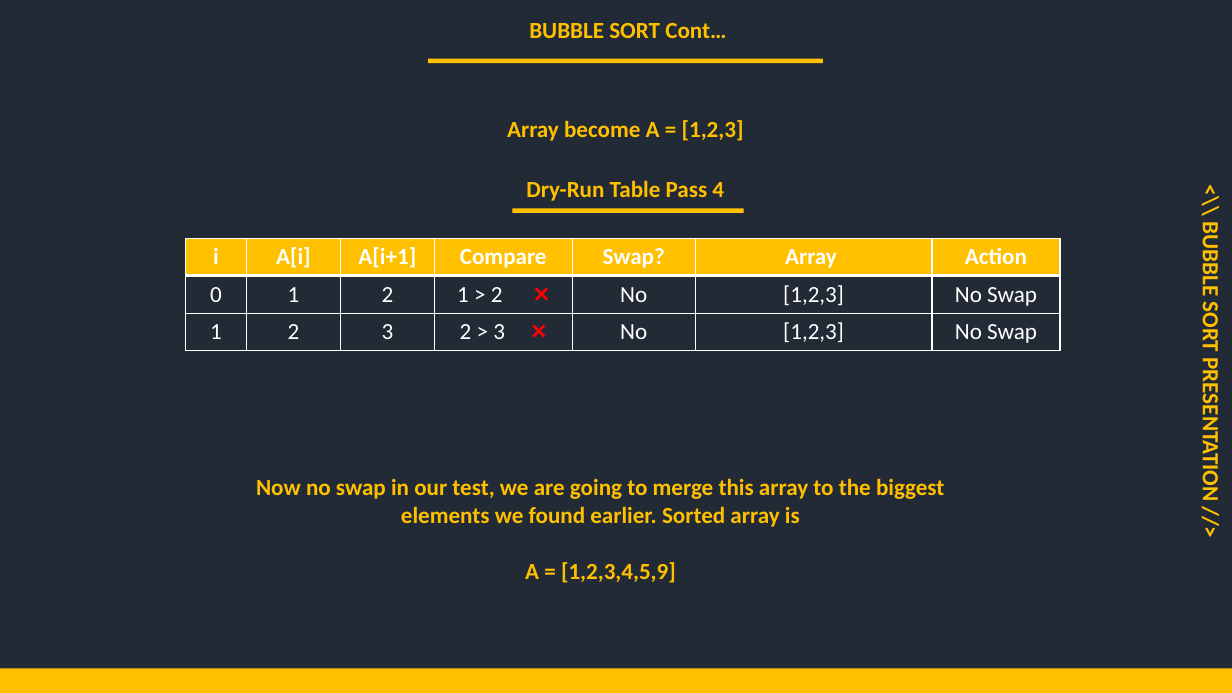
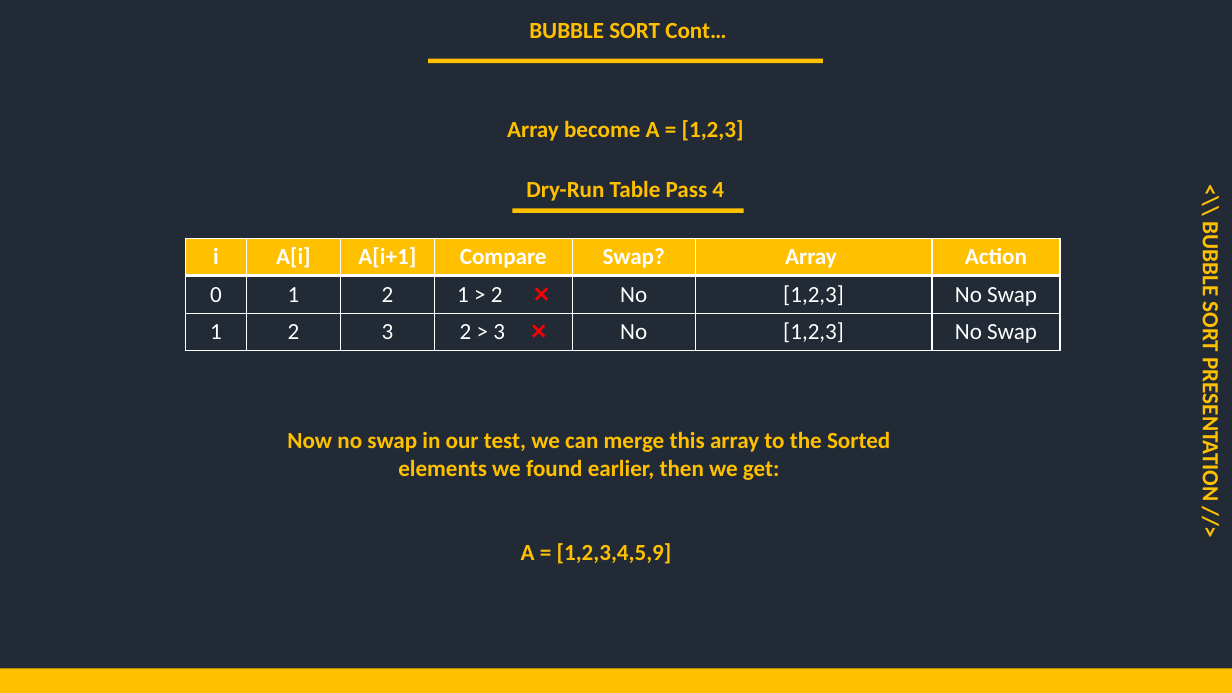
Before and after one commit to mutanganajoseph/Documents, a slide deck: slide 8 of auca/Sem-3/ICP/Assignment/Solution/Group4_Bubble_Sort_Presentation.pptx. Drawn at 1232x693 pixels with LibreOffice and Linux fonts; fonts in the diff are those of the drawing. Boxes give left, top, right and bottom in pixels: in the first picture for what was removed or moved away, otherwise in the second. Text is boxed around its words. In the diff, an @@ line names an element or a change of style, - is before the commit and + after.

```diff
--- a/auca/Sem-3/ICP/Assignment/Solution/Group4_Bubble_Sort_Presentation.pptx
+++ b/auca/Sem-3/ICP/Assignment/Solution/Group4_Bubble_Sort_Presentation.pptx
@@ text at <box>287,431,890,480</box>: text changed @@
-Now no swap in our test, we are going to merge this array to the biggest elements we found earlier. Sorted array is
-A = [1,2,3,4,5,9]
+Now no swap in our test, we can merge this array to the Sorted elements we found earlier, then we get:
@@ text added at <box>521,543,672,564</box>, 18 pt, text #FFC000, bold @@
+A = [1,2,3,4,5,9]
```
Also in this commit, not shown: 8 other slides changed, 1 other file.
